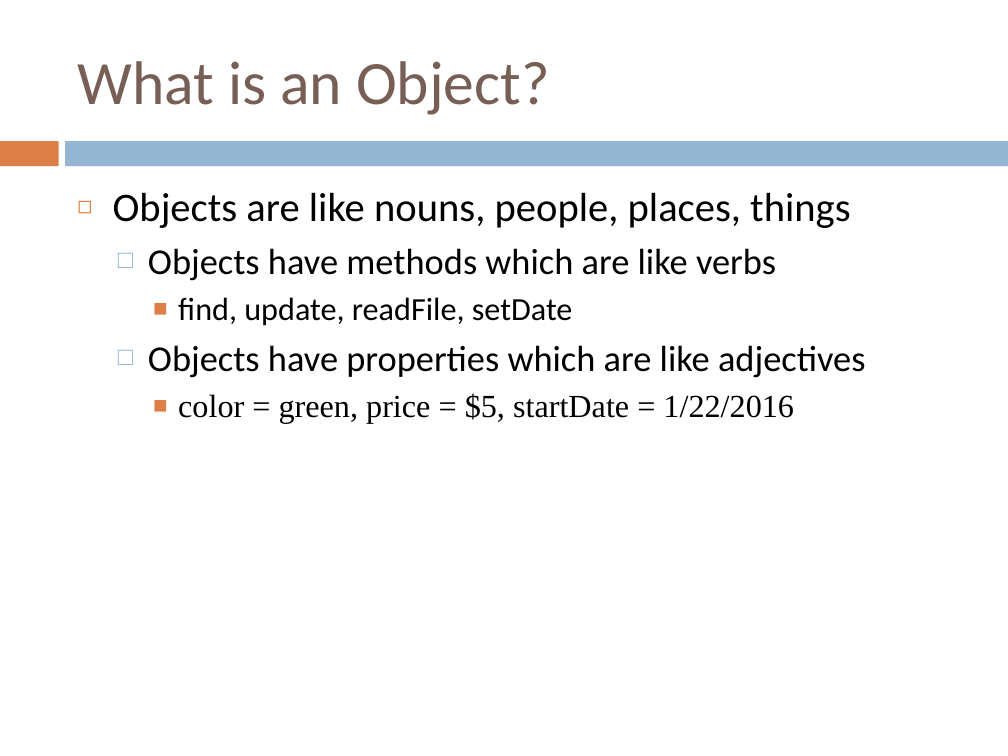
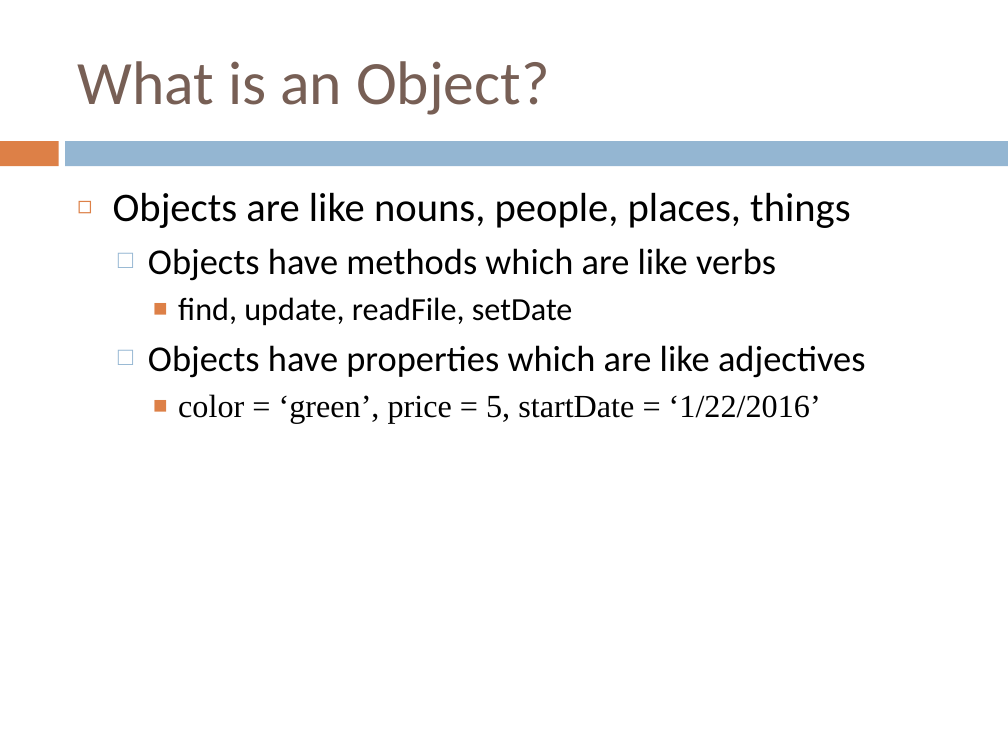
Before and after one commit to liahhansen/Learn-to-Program-Javascript, a slide deck: slide 4 of materials/SLIDES/4_objects.ppt. Drawn at 1008x756 pixels with LibreOffice and Linux fonts; fonts in the diff are those of the drawing. Boxes give left, top, right and bottom in pixels: in the first picture for what was removed or moved away, otherwise in the second. Text is boxed around its words. In the diff, an @@ line names an element or a change of style, - is before the commit and + after.

```diff
--- a/materials/SLIDES/4_objects.ppt
+++ b/materials/SLIDES/4_objects.ppt
@@ text at (178,394,821,424): text changed @@
-    ■ color = green, price = $5, startDate = 1/22/2016
+    ■ color = ‘green’, price = 5, startDate = ‘1/22/2016’
```
Also in this commit, not shown: 3 other slides changed, 1 slide added, 10 other files.
